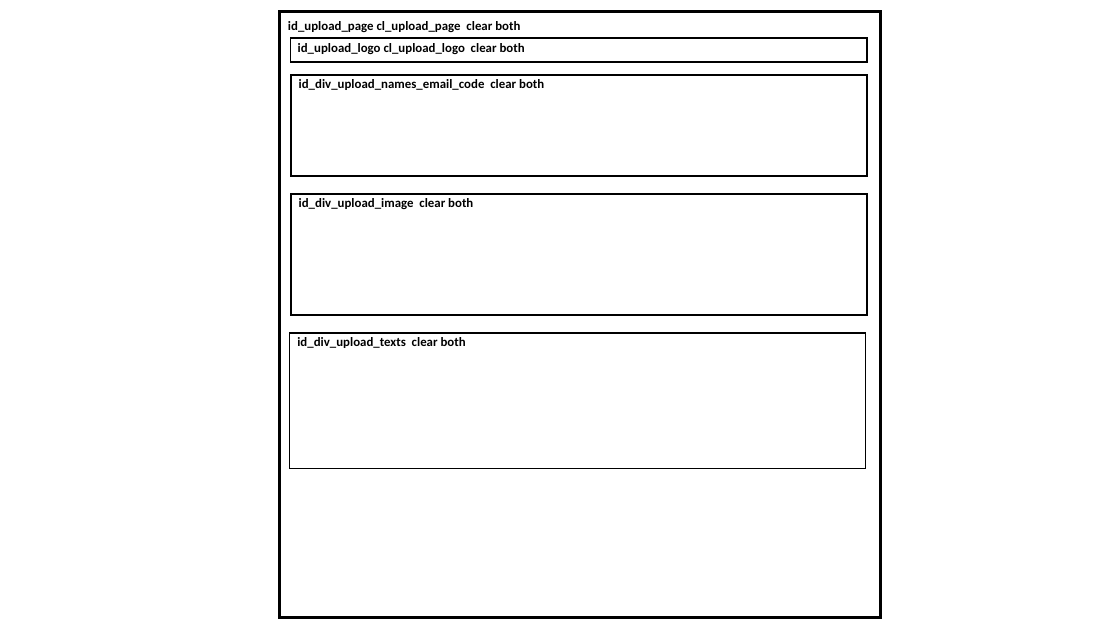
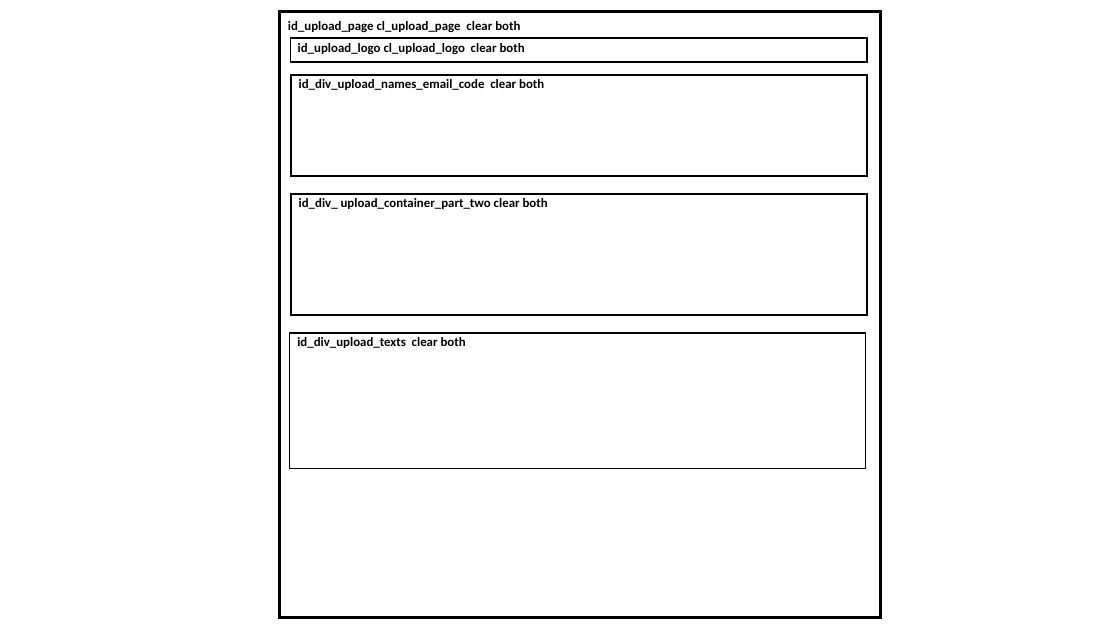
Before and after one commit to JazzLiveAarau/WwwGuestbook, a slide deck: slide 3 of Description/JazzGuestsUpload.pptx. Drawn at 1120x630 pixels with LibreOffice and Linux fonts; fonts in the diff are those of the drawing. Boxes give left, top, right and bottom in pixels: in the first picture for what was removed or moved away, otherwise in the second. Text is boxed around its words. In the diff, an @@ line names an element or a change of style, - is before the commit and + after.

```diff
--- a/Description/JazzGuestsUpload.pptx
+++ b/Description/JazzGuestsUpload.pptx
@@ text at [299, 198, 548, 209]: text changed @@
-id_div_upload_image clear both
+id_div_ upload_container_part_two clear both
```
Also in this commit, not shown: 2 other slides changed, 5 other files.
